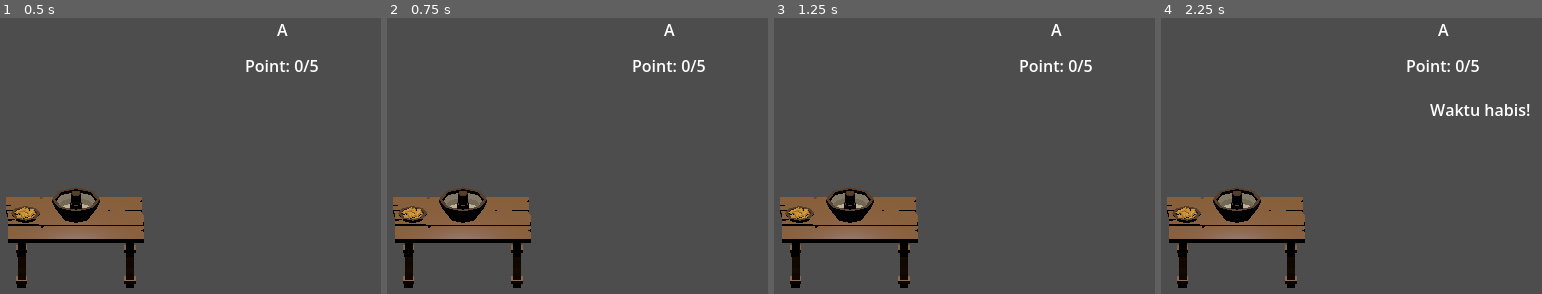
Above: before the commit, frames 1-4 (left to right).
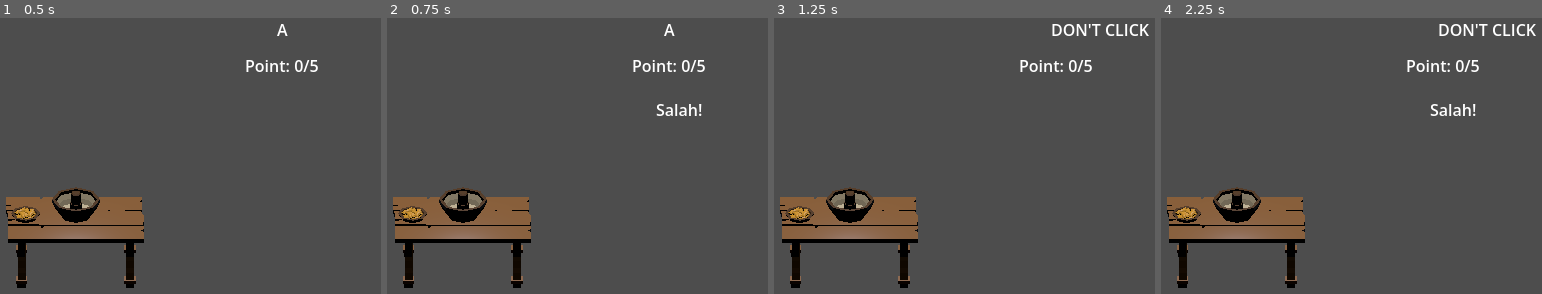
Above: after the commit, the same moments.

Repository: feeldacy/gameSeed-jamu
Game: Godot game, scene res://perspective cam.tscn
The game is run twice, just before and just after one commit, with the same random seed, the same clock (stepped at 60 frames per second) and the same inputs. The project has no main scene, so this scene is started directly.
Inputs (mouse positions are in pixels of both pictures, inside the frame that each line leads up to):
- Up to frame 1 (0.5 s): no input
- Up to frame 2 (0.75 s): tap Enter at 0.5 s; move the mouse to (604, 172) at 0.52 s; hold Right (ui_right) from 0.53 s (still down); tap 1 at 0.6 s; click (604, 172) at 0.67 s
- Up to frame 3 (1.25 s): keep holding Right (ui_right); tap 2 at 0.8 s
- Up to frame 4 (2.25 s): move the mouse to (outside the picture) at 1.27 s; release Right (ui_right) at 1.28 s; hold Down (ui_down) 1.28-2.03 s; tap 2 at 1.35 s; click (outside the picture) at 1.42 s; tap 3 at 1.55, 2.1 s; move the mouse to (1301, 111) at 2.02 s; hold Right (ui_right) from 2.03 s (still down); click (1301, 111) at 2.17 s

Frame 1 is identical in both runs. In frame 2, 0.3% of the frame differs, in the area x 70-83%, y 31-36%; in frame 3, 0.5%; in frame 4, 1.2%, in the area x 70-99%, y 2-36%.

Commit message:
fix: point dapat masuk

Diff:
--- a/tumbuk_minigame.gd
+++ b/tumbuk_minigame.gd
@@ -61,21 +61,49 @@
 
 	timer.start(input_time)
 
-
 func _input(event):
 	if not is_playing:
-		print("Input diabaikan karena minigame sudah selesai")
 		return
 
 	if current_input == null:
-		print("Input diabaikan karena current_input masih null")
-		return
-
-	for input_data in possible_inputs:
-		if Input.is_action_just_pressed(input_data["action"]):
-			print("User menekan action: ", input_data["action"])
-			check_input(input_data["action"])
-			break
+		return
+
+	var pressed_action := ""
+
+	if event is InputEventKey and event.pressed and not event.echo:
+		print("KEYBOARD TERTEKAN: ", event.as_text())
+
+		match event.keycode:
+			KEY_W:
+				pressed_action = "press_w"
+			KEY_A:
+				pressed_action = "press_a"
+			KEY_S:
+				pressed_action = "press_s"
+			KEY_D:
+				pressed_action = "press_d"
+			KEY_1:
+				pressed_action = "press_1"
+			KEY_2:
+				pressed_action = "press_2"
+			KEY_3:
+				pressed_action = "press_3"
+			KEY_KP_1:
+				pressed_action = "press_1"
+			KEY_KP_2:
+				pressed_action = "press_2"
+			KEY_KP_3:
+				pressed_action = "press_3"
+
+	if event is InputEventMouseButton and event.pressed:
+		print("MOUSE TERTEKAN: ", event.as_text())
+
+		if event.button_index == MOUSE_BUTTON_LEFT:
+			pressed_action = "dont_click"
+
+	if pressed_action != "":
+		print("Action terdeteksi: ", pressed_action)
+		check_input(pressed_action)
 
 
 func check_input(player_action: String):
